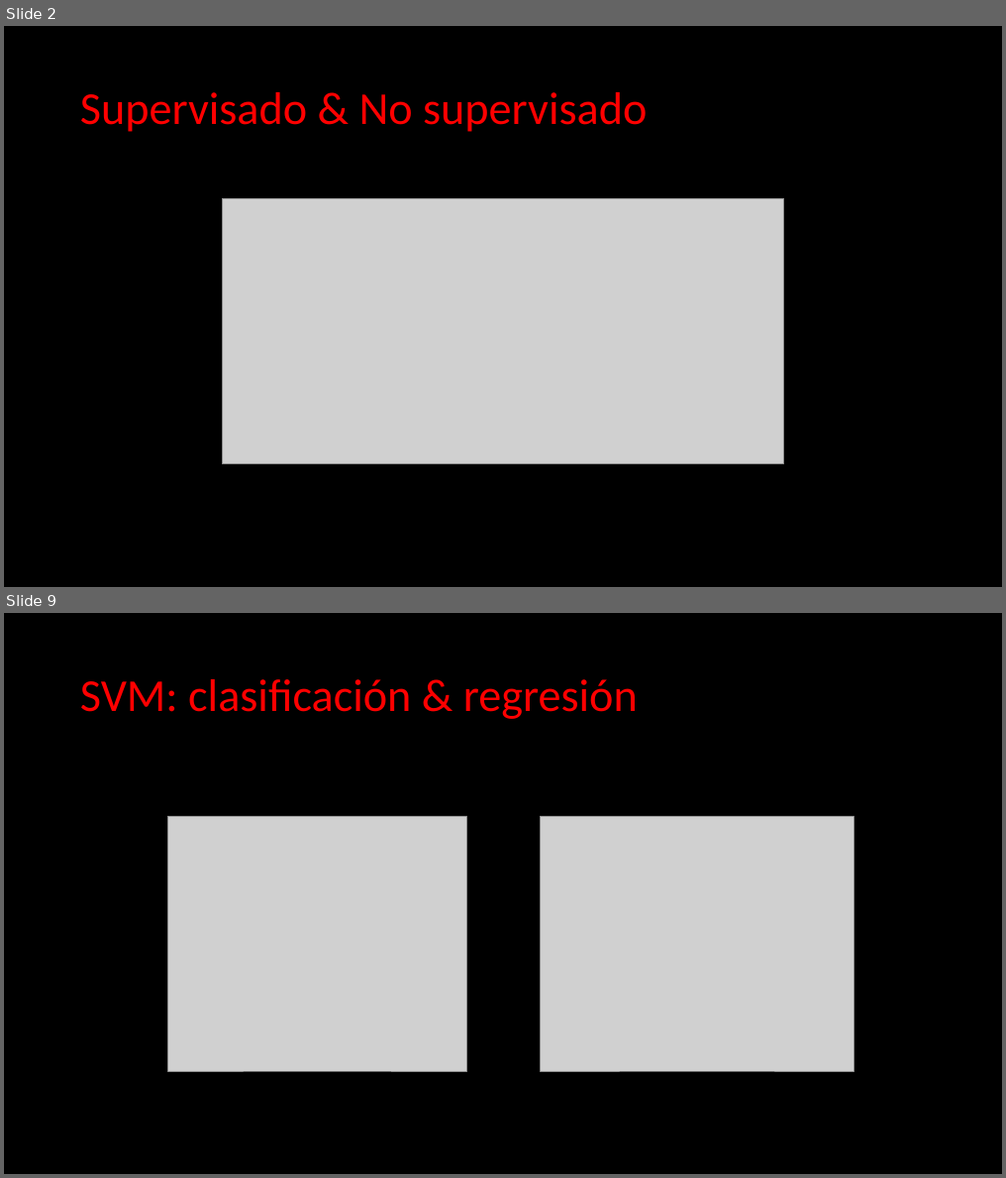
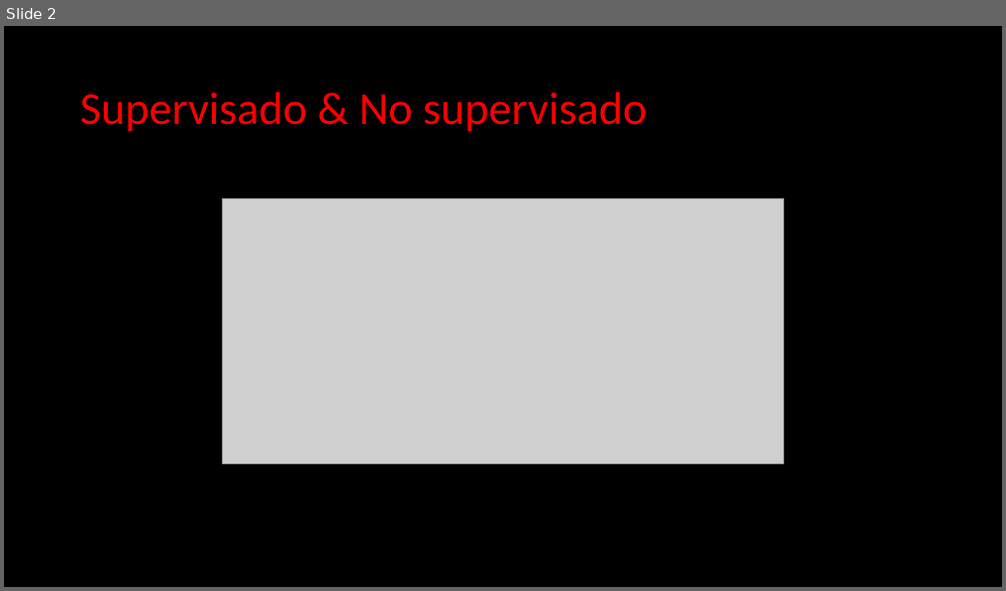
Before and after one commit to Clapiniella/data_science_jun_2020, a slide deck: week10/day4/theory/Machine Learning - Unsupervised Learning.pptx. Shown one above the other, each under a label of ours: slides 2 and 9 before the commit, slide 2 after it; the slides between them are not shown. The pictures are 1006x1178 and 1006x591 pixels, drawn with LibreOffice and Linux fonts; fonts in the diff are those of the drawing; grey boxes stand for pictures. Boxes give left, top, right and bottom in pixels: in the first picture for what was removed or moved away, otherwise in the second. Text is boxed around its words. In the diff, an @@ line names an element or a change of style, - is before the commit and + after.

```diff
--- a/week10/day4/theory/Machine Learning - Unsupervised Learning.pptx
+++ b/week10/day4/theory/Machine Learning - Unsupervised Learning.pptx
@@ slide 9 removed at (4, 613, 1002, 1174), background #000000 @@
@@ title removed at (80, 679, 638, 719) @@
-SVM: clasificación & regresión
@@ picture removed at (168, 817, 466, 1071) @@
@@ picture removed at (541, 817, 853, 1071) @@
```
Also in this commit, not shown: 10 slides added, 9 other slides removed, 2 other files.
